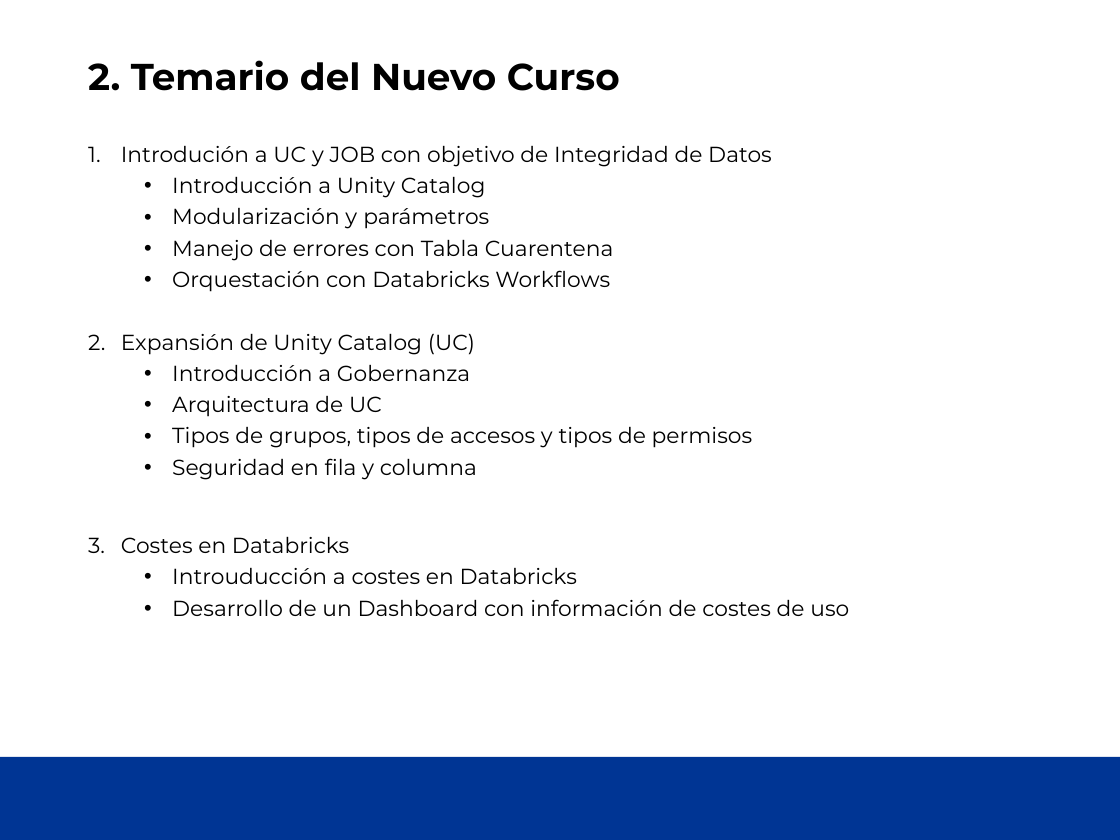
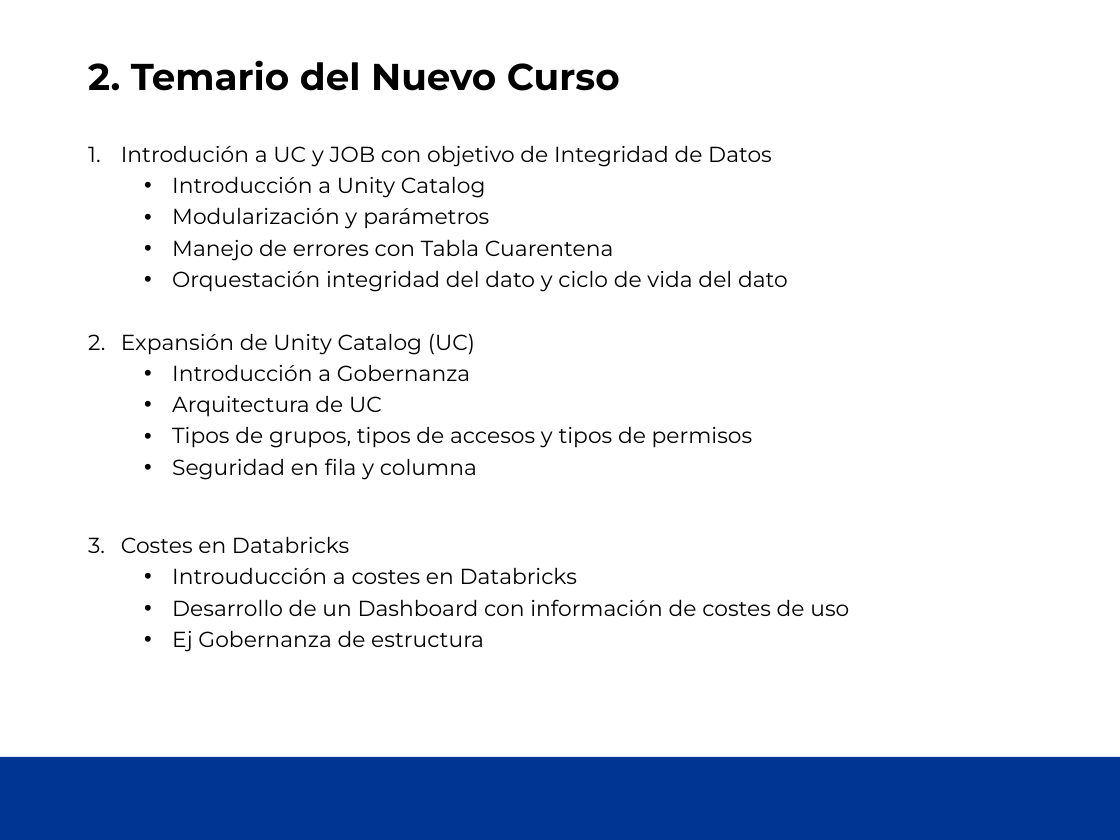
Before and after one commit to cpl-ceste/databricks_governance, a slide deck: slide 5 of UC_Course_Sesion1/UCDatabrick - Sesion 1.pptx. Drawn at 1120x840 pixels with LibreOffice and Linux fonts; fonts in the diff are those of the drawing; background and template pictures are left out. Boxes give left, top, right and bottom in pixels: in the first picture for what was removed or moved away, otherwise in the second. Text is boxed around its words. In the diff, an @@ line names an element or a change of style, - is before the commit and + after.

```diff
--- a/UC_Course_Sesion1/UCDatabrick - Sesion 1.pptx
+++ b/UC_Course_Sesion1/UCDatabrick - Sesion 1.pptx
@@ text at (172, 270, 788, 292): text changed @@
-  • Orquestación con Databricks Workflows
+  • Orquestación integridad del dato y ciclo de vida del dato
@@ text at (172, 630, 484, 652): paragraph added @@
+  • Ej Gobernanza de estructura
```
Also in this commit, not shown: 1 other slide changed.
